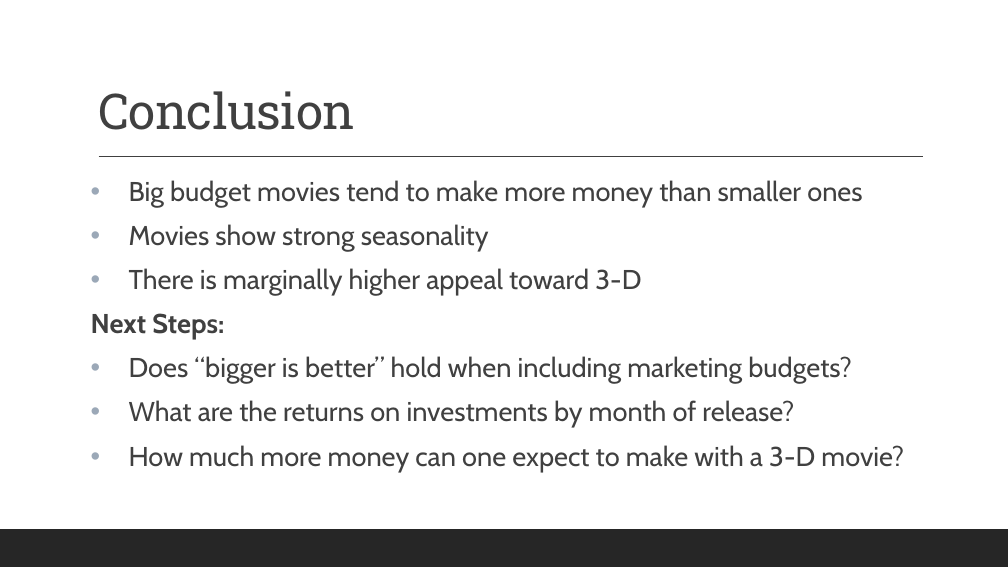
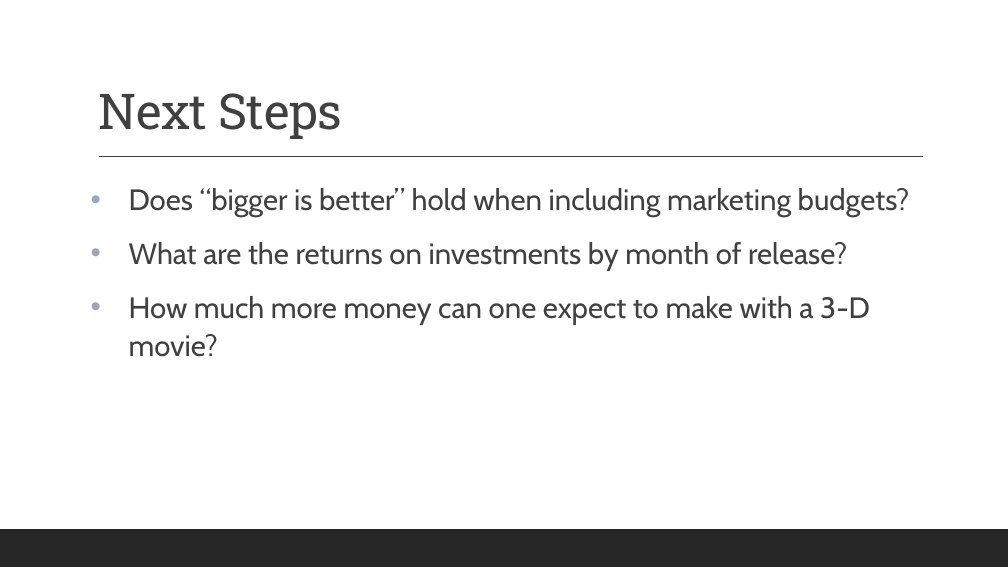
Before and after one commit to Bmdubs88/Flatiron-Project-1, a slide deck: slide 10 of Microsoft Project Blockbuster.pptx (slide 9 before the commit). Drawn at 1008x567 pixels with LibreOffice and Linux fonts; fonts in the diff are those of the drawing. Boxes give left, top, right and bottom in pixels: in the first picture for what was removed or moved away, otherwise in the second. Text is boxed around its words. In the diff, an @@ line names an element or a change of style, - is before the commit and + after.

```diff
--- a/Microsoft Project Blockbuster.pptx
+++ b/Microsoft Project Blockbuster.pptx
@@ title at <box>98,93,341,139</box>: text changed @@
-Conclusion
+Next Steps
@@ text "Does “bigger is better” hold ..." at <box>129,188,910,357</box>: size 25.9 to 28 pt; line spacing 0.9 to 1.1 @@
@@ text at <box>91,180,862,340</box>: paragraphs removed @@
-• Big budget movies tend to make more money than smaller ones
-• Movies show strong seasonality
-• There is marginally higher appeal toward 3-D
-Next Steps:
```
Also in this commit, not shown: 3 other slides changed, 1 slide added, 7 other files.
